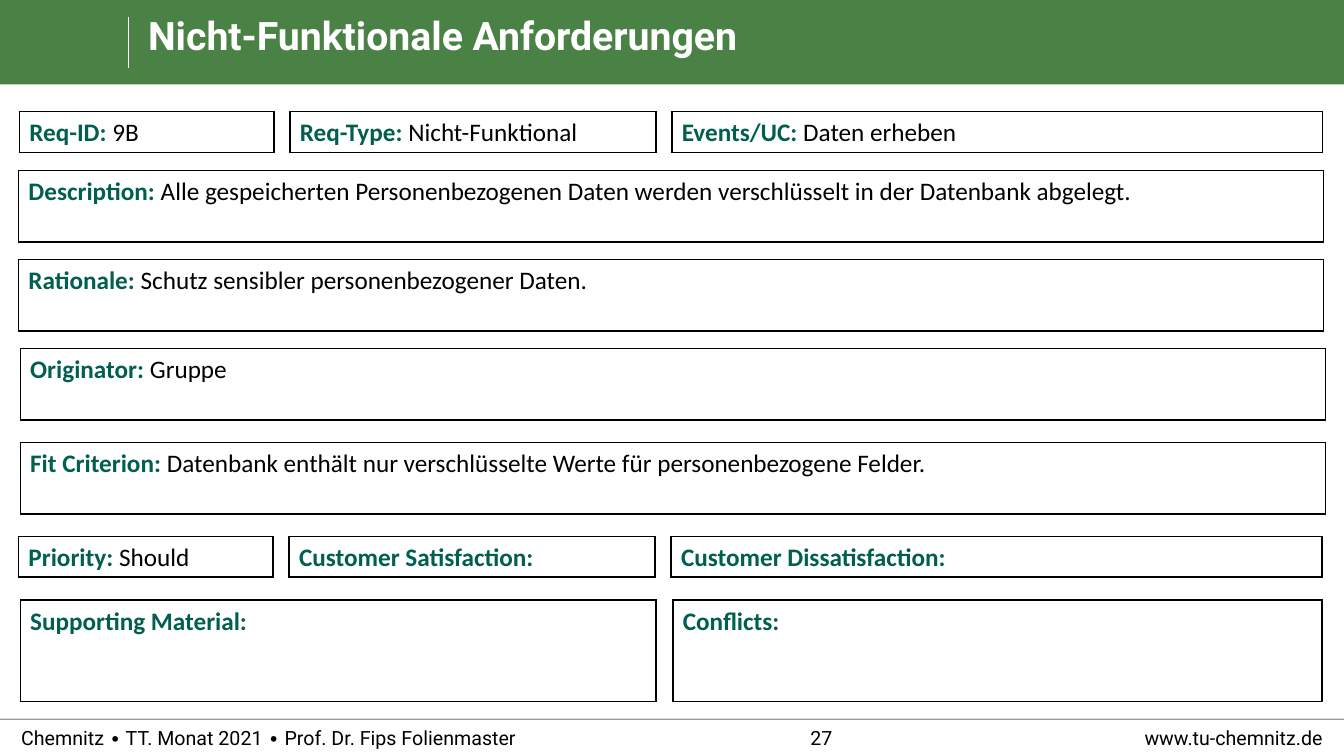
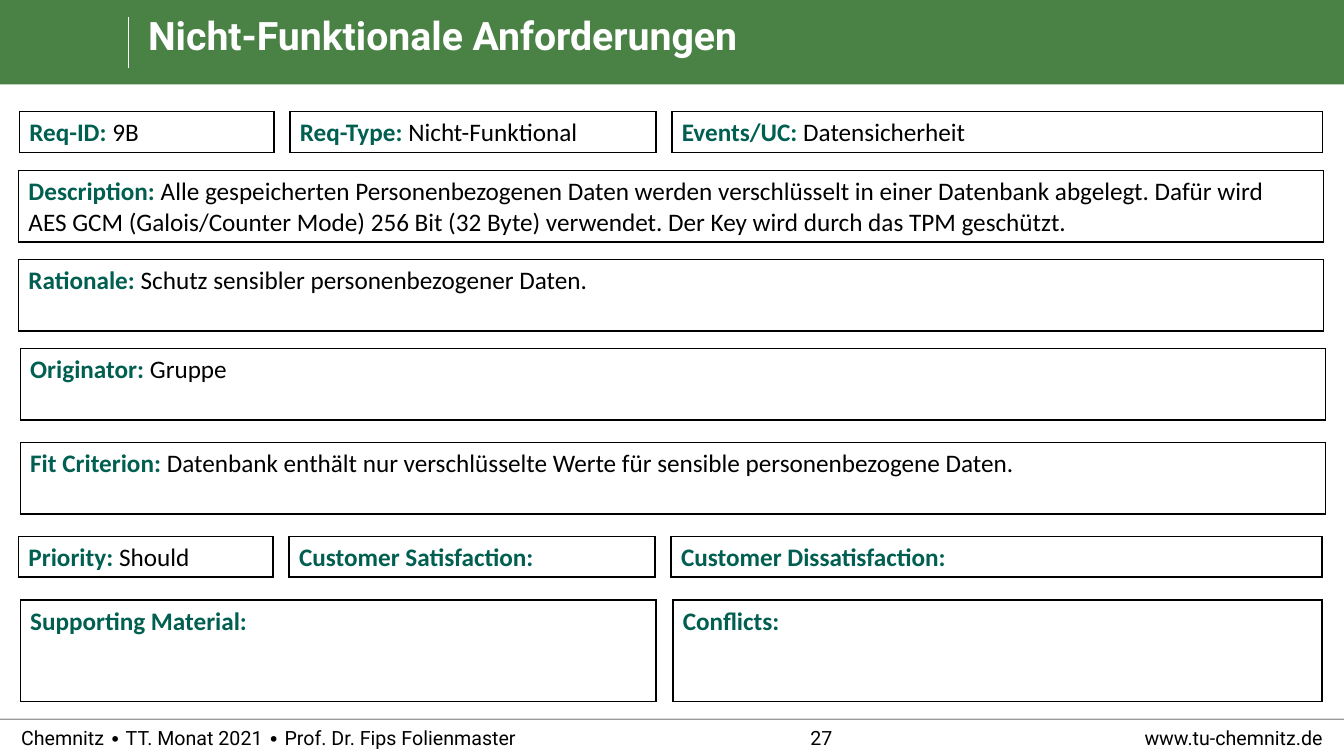
Before and after one commit to RealBiggerBo/Softwaretechnik, a slide deck: slide 27 of SnowCards_Requirements.pptx. Drawn at 1344x756 pixels with LibreOffice and Linux fonts; fonts in the diff are those of the drawing; background and template pictures are left out. Boxes give left, top, right and bottom in pixels: in the first picture for what was removed or moved away, otherwise in the second. Text is boxed around its words. In the diff, an @@ line names an element or a change of style, - is before the commit and + after.

```diff
--- a/SnowCards_Requirements.pptx
+++ b/SnowCards_Requirements.pptx
@@ text in rectangle at [682, 123, 965, 142]: text changed @@
-Events/UC: Daten erheben
+Events/UC: Datensicherheit
@@ text in rectangle at [28, 182, 1262, 236]: text changed @@
-Description: Alle gespeicherten Personenbezogenen Daten werden verschlüsselt in der Datenbank abgelegt.
+Description: Alle gespeicherten Personenbezogenen Daten werden verschlüsselt in einer Datenbank abgelegt. Dafür wird
+AES GCM (Galois/Counter Mode) 256 Bit (32 Byte) verwendet. Der Key wird durch das TPM geschützt.
@@ text in rectangle at [30, 454, 1014, 477]: text changed @@
-Fit Criterion: Datenbank enthält nur verschlüsselte Werte für personenbezogene Felder.
+Fit Criterion: Datenbank enthält nur verschlüsselte Werte für sensible personenbezogene Daten.
```
Also in this commit, not shown: 1 other slide changed, 1 slide added.
